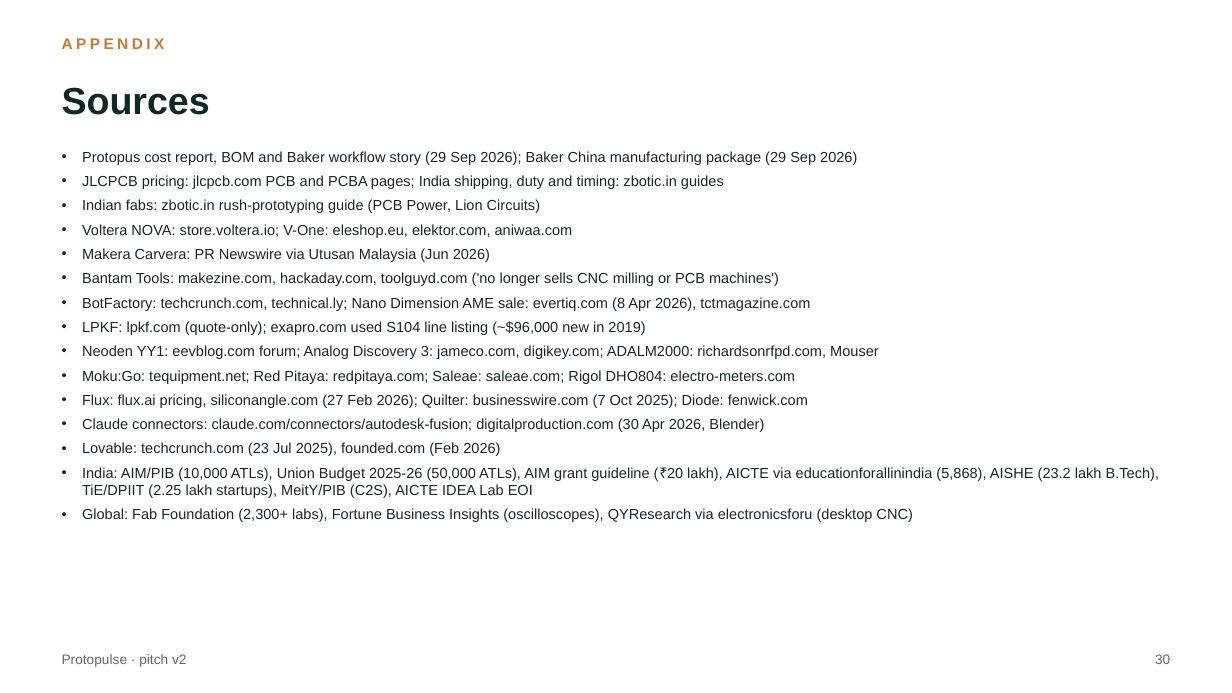
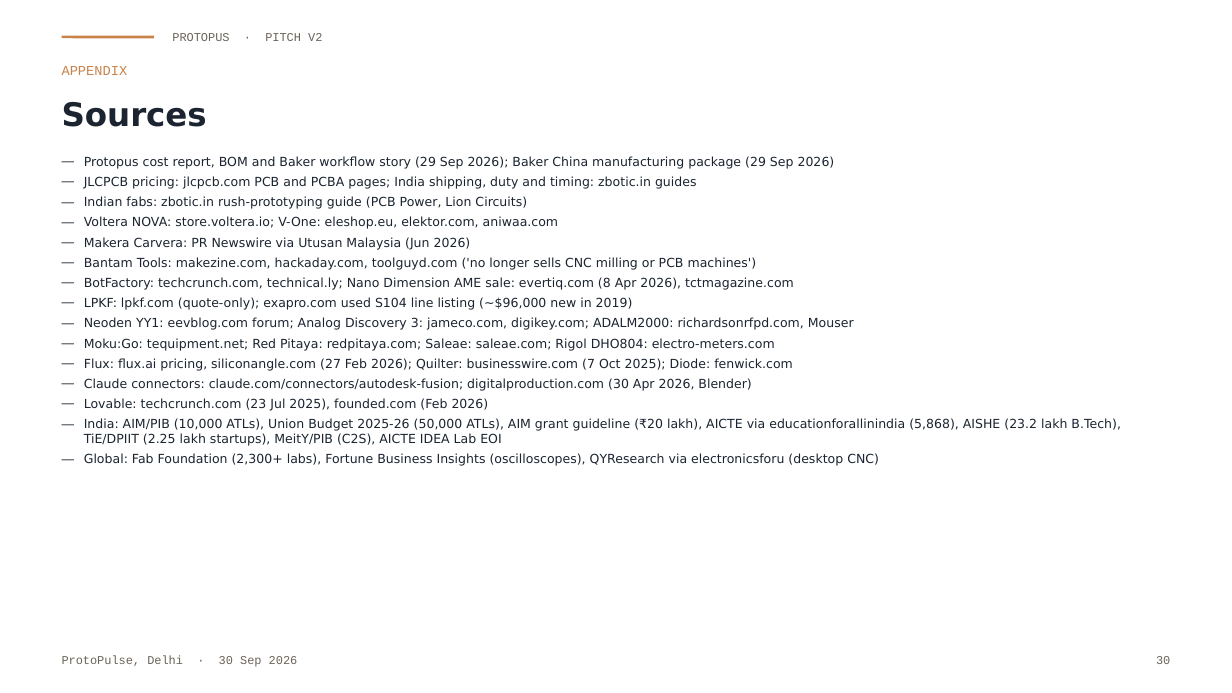
Before and after one commit to Soham-ece/nn, a slide deck: slide 30 of protopulse_murder_board/Protopulse_Pitch_v2.pptx. Drawn at 1232x693 pixels with LibreOffice and Linux fonts; fonts in the diff are those of the drawing. Boxes give left, top, right and bottom in pixels: in the first picture for what was removed or moved away, otherwise in the second. Text is boxed around its words. In the diff, an @@ line names an element or a change of style, - is before the commit and + after.

```diff
--- a/protopulse_murder_board/Protopulse_Pitch_v2.pptx
+++ b/protopulse_murder_board/Protopulse_Pitch_v2.pptx
@@ line added from (62, 37) to (154, 37), #C8834A 1.5 pt @@
@@ text at <box>172,33,322,41</box>: text changed; size 8 to 7 pt; font Arial to Courier New; text colour #5E6B66 to #6B6459 @@
-Protopulse · pitch v2
+PROTOPUS · PITCH V2
@@ text "Sources": place and size @@
-text "Sources" at <box>62,87,210,115</box>
+text "Sources" at <box>62,102,207,127</box>
@@ text "Sources" at <box>62,102,207,127</box>: size 22 to 19 pt, font Arial to DejaVu Sans, text colour #0F2A22 to #1B2430 @@
@@ text "APPENDIX": place and size @@
-text "APPENDIX" at <box>62,38,165,49</box>
+text "APPENDIX" at <box>62,66,128,75</box>
@@ text "APPENDIX" at <box>62,66,128,75</box>: size 9 to 8 pt, font Arial to Courier New, text colour #C8793A to #C8834A, letter spacing 2 to 0 pt, bold off @@
@@ text "Protopus cost report, BOM and ..." at <box>84,156,1121,466</box>: size 8.5 to 7.3 pt, font Arial to DejaVu Sans, text colour #1D2522 to #1B2430; bullet • to —; less space between paragraphs @@
@@ text added at <box>62,656,298,667</box>, 7 pt, text #6B6459 @@
+ProtoPulse, Delhi · 30 Sep 2026
@@ text "30" at <box>1156,656,1170,664</box>: size 8 to 7 pt, font Arial to Courier New, text colour #5E6B66 to #6B6459 @@
```
Also in this commit, not shown: 29 other slides changed.
